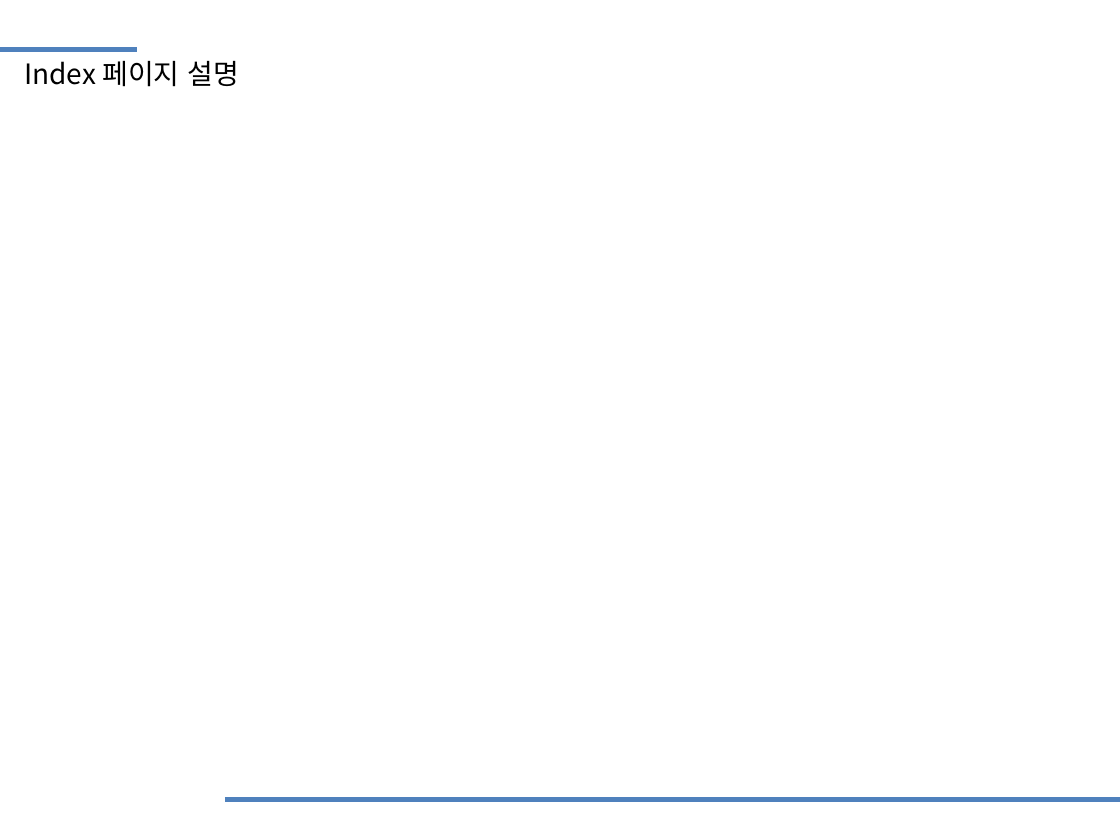
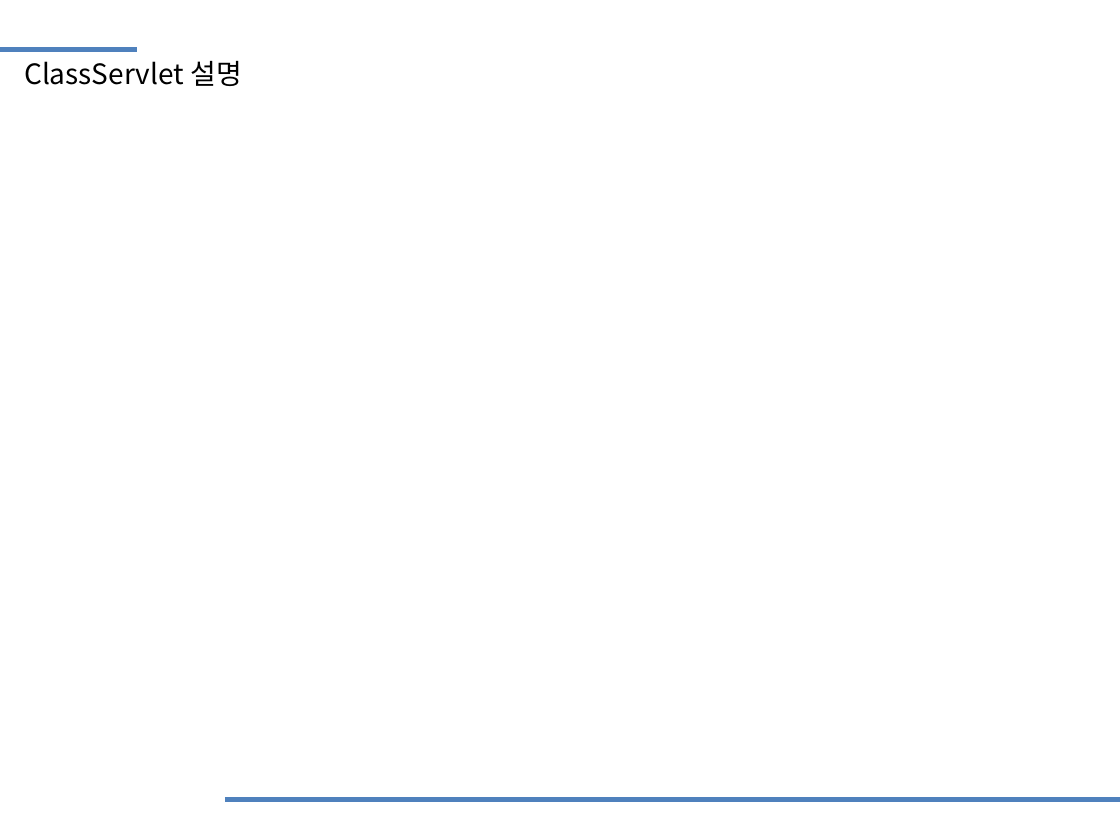
Before and after one commit to moon70717/iot_jsp, a slide deck: slide 9 of iot_jsp2/iot_jsp_page/문희주_웹페이지_발표.pptx. Drawn at 1120x840 pixels with LibreOffice and Linux fonts; fonts in the diff are those of the drawing. Boxes give left, top, right and bottom in pixels: in the first picture for what was removed or moved away, otherwise in the second. Text is boxed around its words. In the diff, an @@ line names an element or a change of style, - is before the commit and + after.

```diff
--- a/iot_jsp2/iot_jsp_page/문희주_웹페이지_발표.pptx
+++ b/iot_jsp2/iot_jsp_page/문희주_웹페이지_발표.pptx
@@ text at [24,61,242,86]: text changed @@
-Index 페이지 설명
+ClassServlet 설명
```
Also in this commit, not shown: 1 other slide changed, 14 other files.
